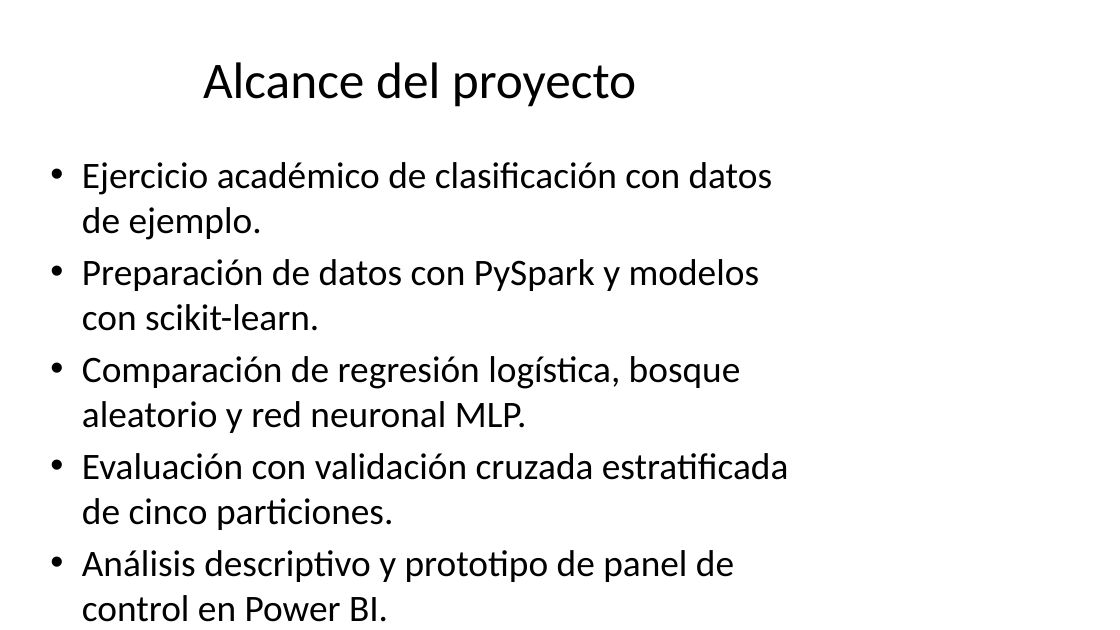
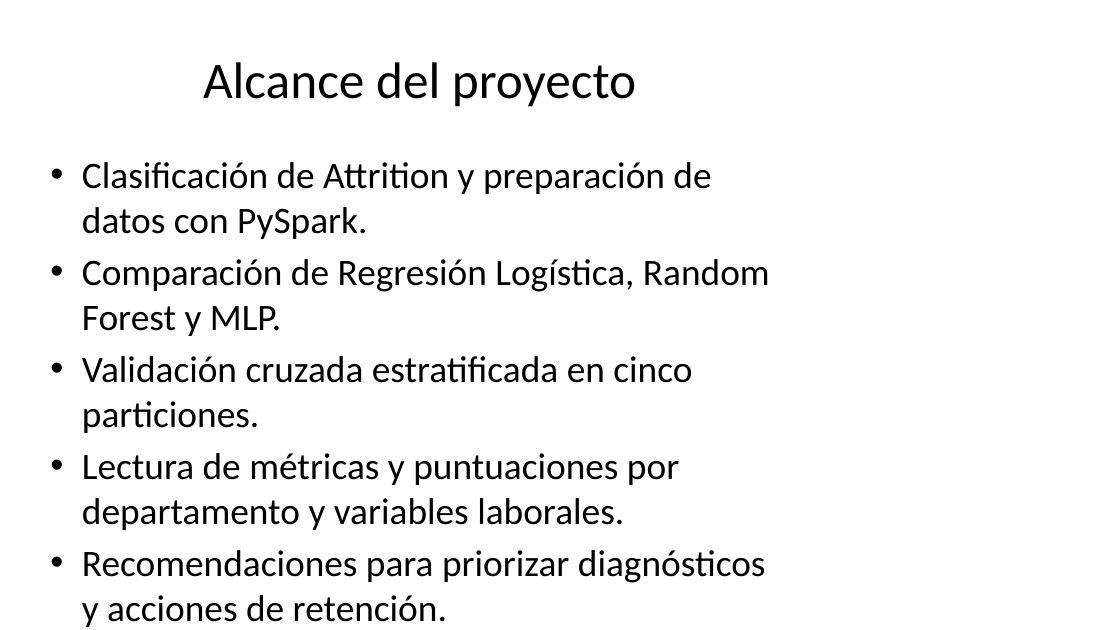
Before and after one commit to gitbeatriz123/Proyecto_Prediccion_Rotacion_Empleados_Beatriz.Velayos, a slide deck: slide 2 of docs/Presentacion_Proyecto_Rotacion.pptx. Drawn at 1120x630 pixels with LibreOffice and Linux fonts; fonts in the diff are those of the drawing. Boxes give left, top, right and bottom in pixels: in the first picture for what was removed or moved away, otherwise in the second. Text is boxed around its words. In the diff, an @@ line names an element or a change of style, - is before the commit and + after.

```diff
--- a/docs/Presentacion_Proyecto_Rotacion.pptx
+++ b/docs/Presentacion_Proyecto_Rotacion.pptx
@@ text at bbox=[82, 162, 770, 627]: text changed @@
-• Ejercicio académico de clasificación con datos de ejemplo.
-• Preparación de datos con PySpark y modelos con scikit-learn.
-• Comparación de regresión logística, bosque aleatorio y red neuronal MLP.
-• Evaluación con validación cruzada estratificada de cinco particiones.
-• Análisis descriptivo y prototipo de panel de control en Power BI.
-• Resultados exploratorios, sin uso operativo sobre personas.
+• Clasificación de Attrition y preparación de datos con PySpark.
+• Comparación de Regresión Logística, Random Forest y MLP.
+• Validación cruzada estratificada en cinco particiones.
+• Lectura de métricas y puntuaciones por departamento y variables laborales.
+• Recomendaciones para priorizar diagnósticos y acciones de retención.
```
Also in this commit, not shown: 8 other slides changed, 5 other files.
